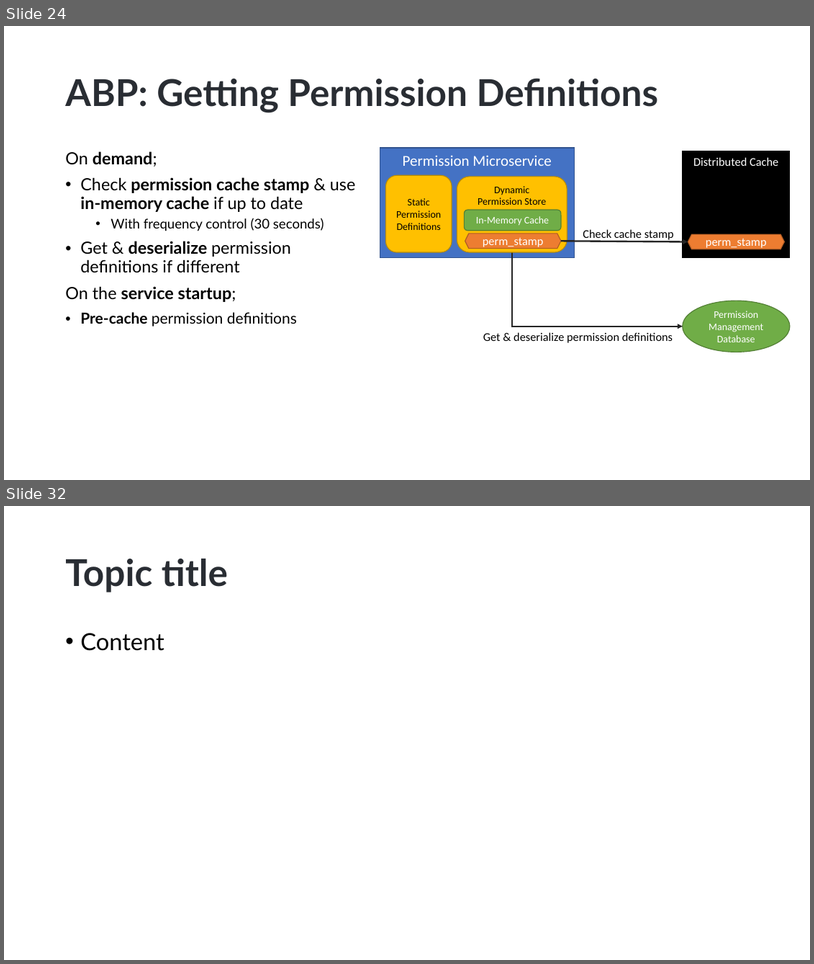
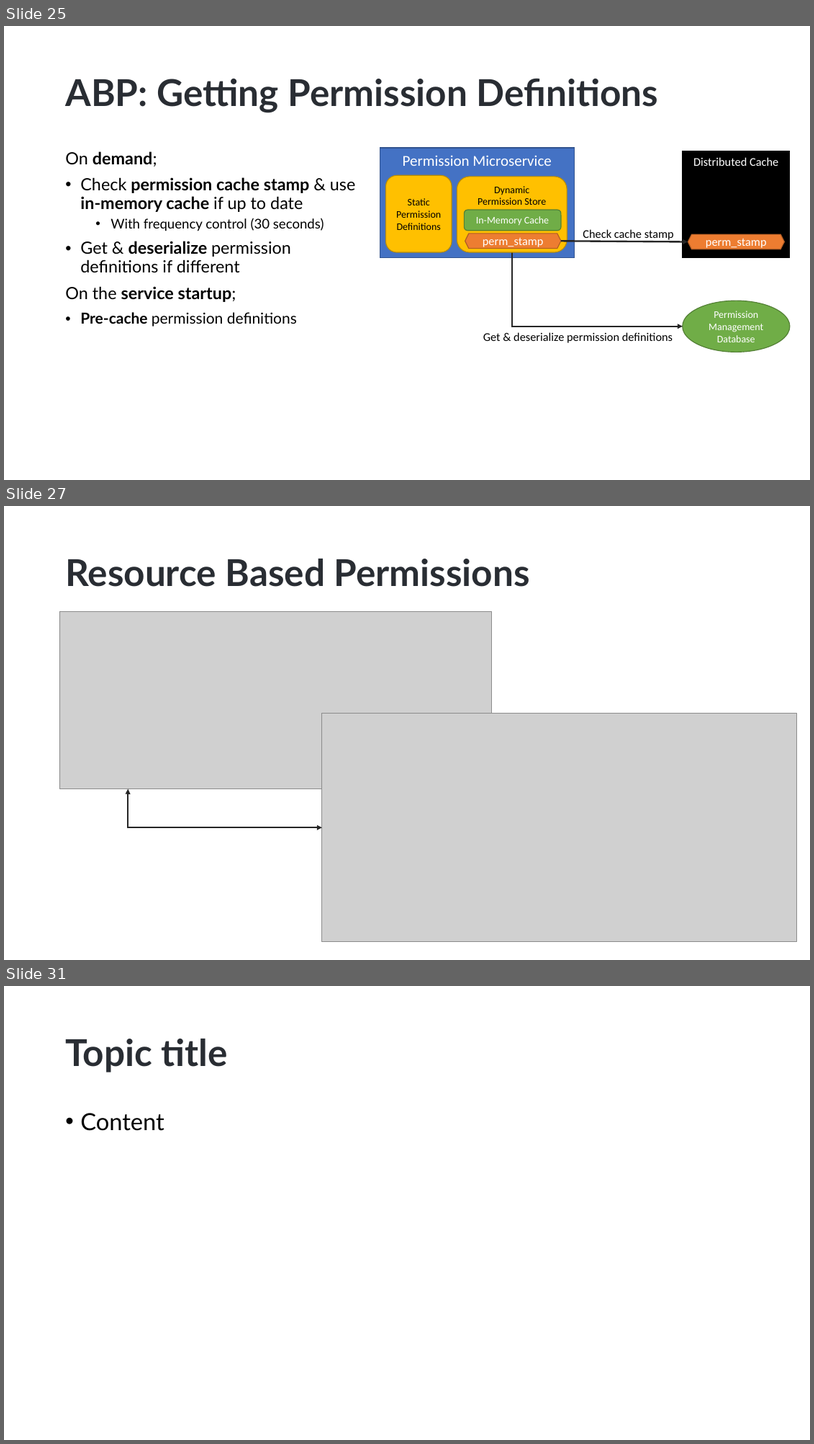
Before and after one commit to hikalkan/presentations, a slide deck: 2022-10-15 Authorization-In-Distributed-Systems/Authorization-In-Distributed-Systems.pptx. Shown one above the other, each under a label of ours: slides 24 and 32 before the commit, slides 25, 27 and 31 after it; the slides between them are not shown. The pictures are 814x964 and 814x1444 pixels, drawn with LibreOffice and Linux fonts; fonts in the diff are those of the drawing; grey boxes stand for pictures; background and template pictures are left out. Boxes give left, top, right and bottom in pixels: in the first picture for what was removed or moved away, otherwise in the second. Text is boxed around its words. In the diff, an @@ line names an element or a change of style, - is before the commit and + after.

```diff
--- a/2022-10-15 Authorization-In-Distributed-Systems/Authorization-In-Distributed-Systems.pptx
+++ b/2022-10-15 Authorization-In-Distributed-Systems/Authorization-In-Distributed-Systems.pptx
@@ slide 27 added at (4, 506, 810, 960), background picture (left out) @@
@@ title added at (65, 559, 530, 587), 44 pt, text #292D33, bold @@
+Resource Based Permissions
@@ picture added at (59, 611, 492, 788) @@
@@ picture added at (322, 713, 797, 942) @@
@@ elbow double arrow added from (128, 789) to (322, 827), #262626 2 pt @@
@@ what was slide 24 is now slide 25 @@
@@ what was slide 32 is now slide 31 @@
```
Also in this commit, not shown: 2 slides changed, 4 other slides added, 8 slides removed.
